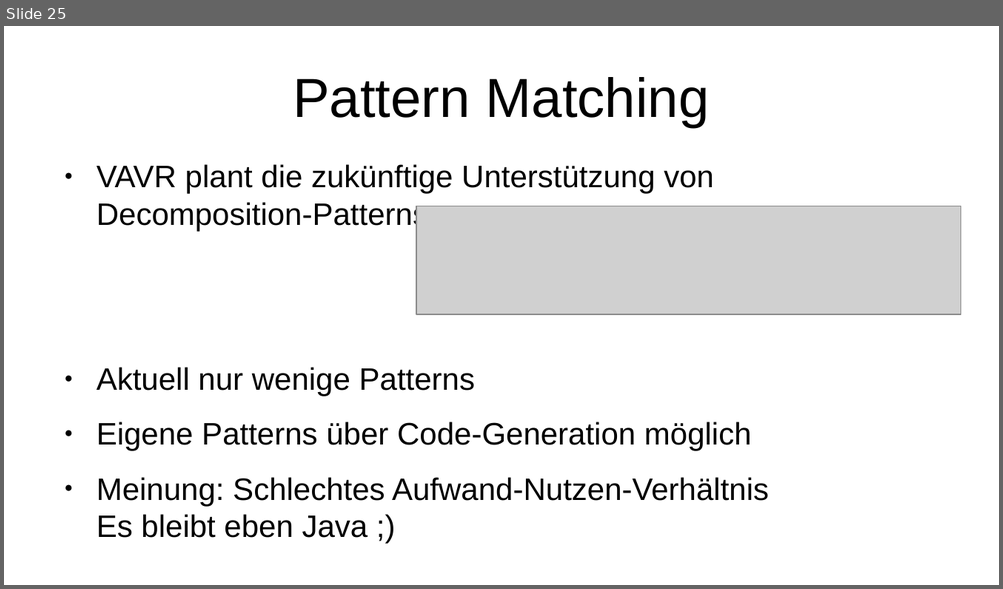
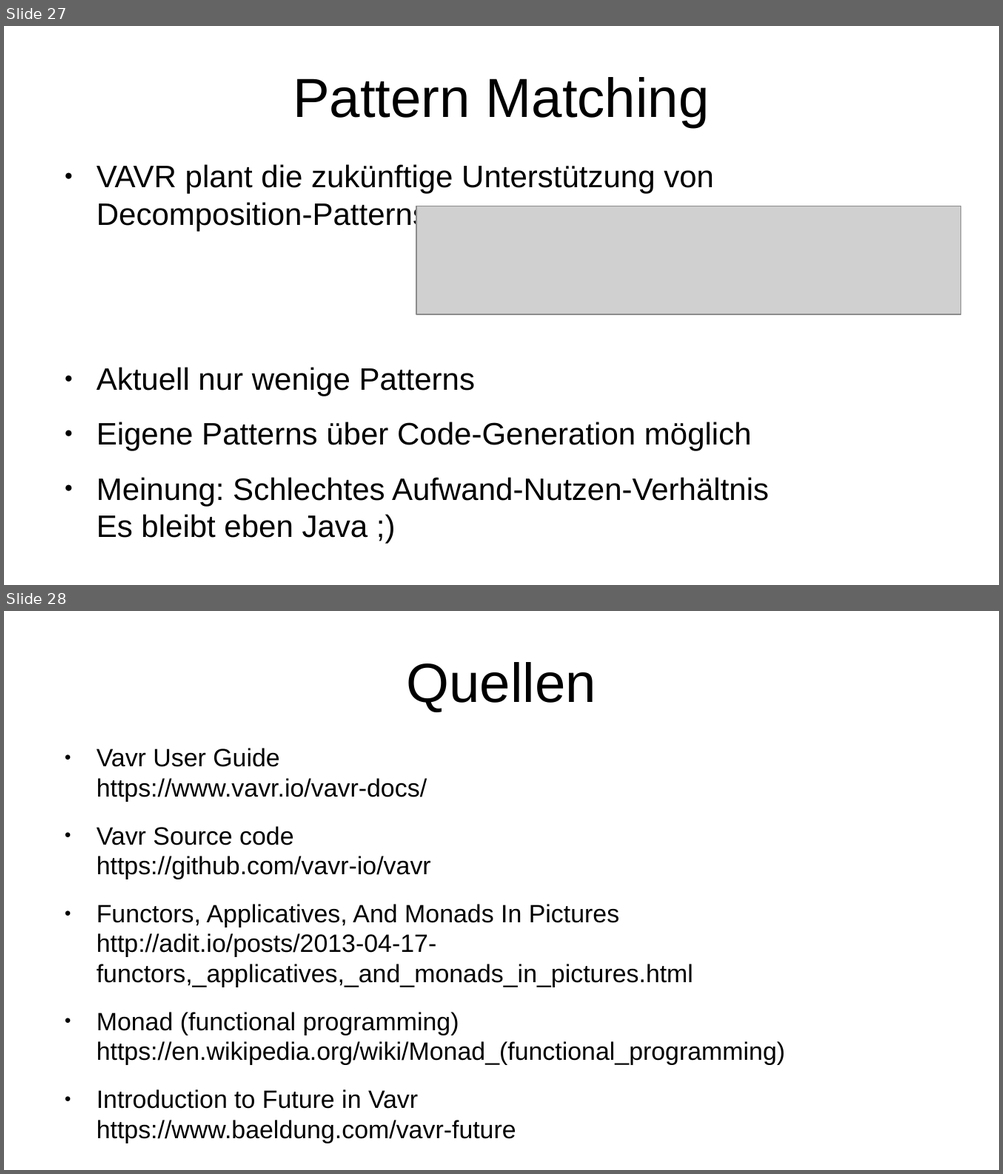
Before and after one commit to p3et/vavr-demo, a slide deck: coffee talk.odp. Shown one above the other, each under a label of ours: slide 25 before the commit, slides 27 and 28 after it. The pictures are 1003x589 and 1003x1174 pixels, drawn with LibreOffice and Linux fonts; fonts in the diff are those of the drawing; grey boxes stand for pictures. Boxes give left, top, right and bottom in pixels: in the first picture for what was removed or moved away, otherwise in the second. Text is boxed around its words. In the diff, an @@ line names an element or a change of style, - is before the commit and + after.

Commit message:
future

```diff
--- a/coffee talk.odp
+++ b/coffee talk.odp
@@ slide 28 added at [4,611,999,1170], background #FFFFFF @@
@@ title added at [406,662,596,712], 44 pt, text #000000 @@
+Quellen
@@ text added at [96,748,785,1144], 20 pt, text #000000 @@
+● Vavr User Guide
+  https://www.vavr.io/vavr-docs/
+● Vavr Source code
+  https://github.com/vavr-io/vavr
+● Functors, Applicatives, And Monads In Pictures
+  http://adit.io/posts/2013-04-17-functors,_applicatives,_and_monads_in_pictures.html
+● Monad (functional programming)
+  https://en.wikipedia.org/wiki/Monad_(functional_programming)
+● Introduction to Future in Vavr
+  https://www.baeldung.com/vavr-future
@@ what was slide 25 is now slide 27 @@
```
Also in this commit, not shown: 4 slides changed, 2 other slides added, 1 slide removed, 1 other file.
